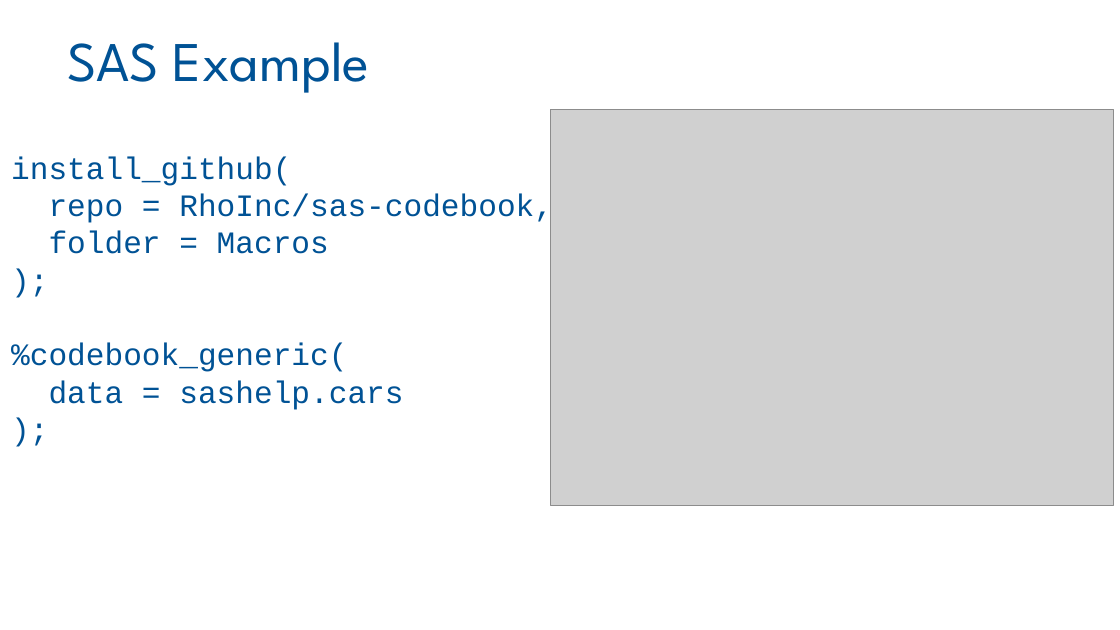
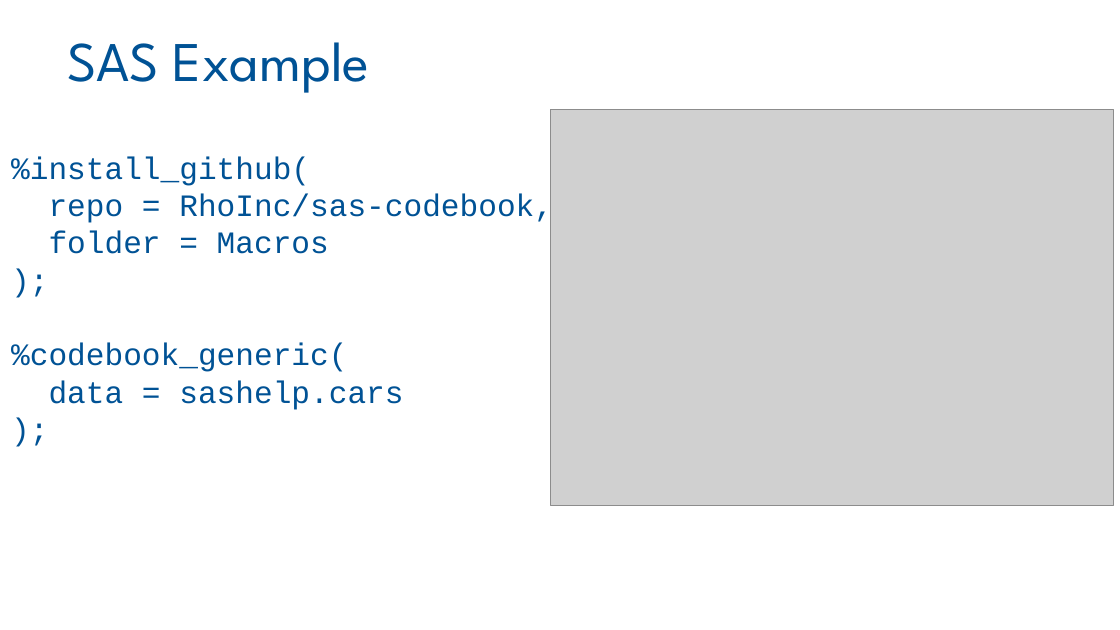
Before and after one commit to RhoInc/sas-install-github, a slide deck: slide 12 of docs/CT06.pptx (slide 10 before the commit). Drawn at 1120x630 pixels with LibreOffice and Linux fonts; fonts in the diff are those of the drawing; grey boxes stand for pictures; background and template pictures are left out. Boxes give left, top, right and bottom in pixels: in the first picture for what was removed or moved away, otherwise in the second. Text is boxed around its words. In the diff, an @@ line names an element or a change of style, - is before the commit and + after.

```diff
--- a/docs/CT06.pptx
+++ b/docs/CT06.pptx
@@ text at [11, 156, 310, 186]: text changed @@
-install_github(
+%install_github(
```
Also in this commit, not shown: 5 other slides changed, 2 slides added.
